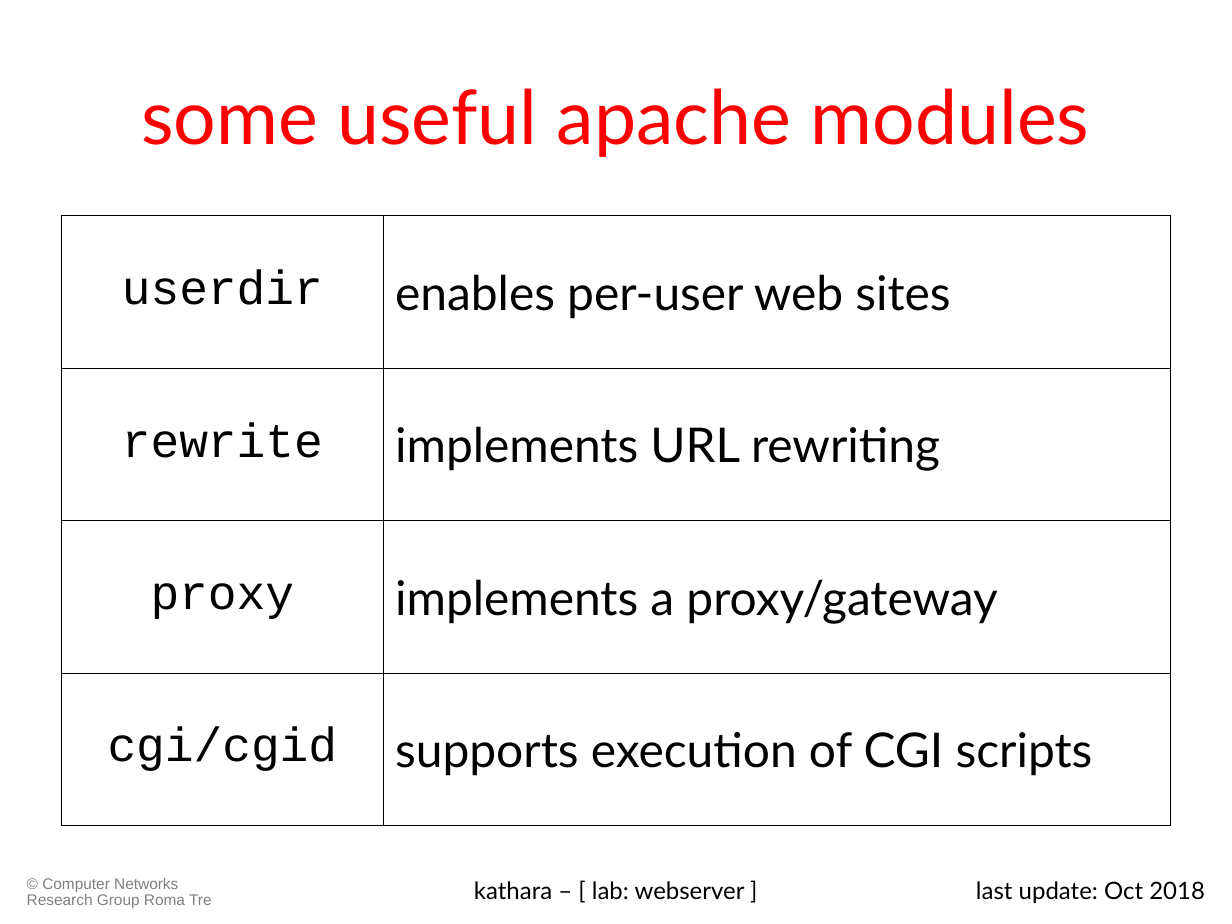
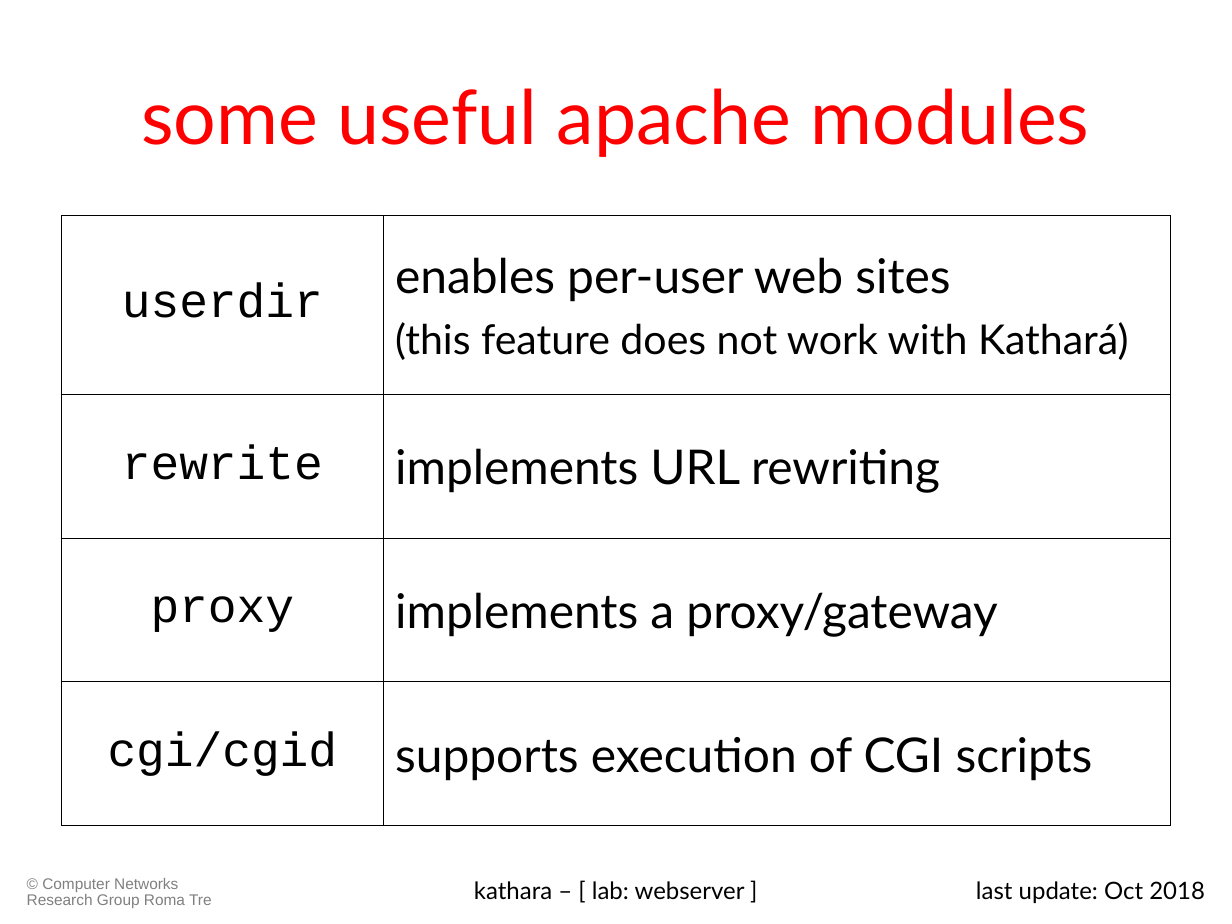
Before and after one commit to KatharaFramework/Kathara-Labs, a slide deck: slide 12 of Application Level/WebServer/008-kathara-lab_webserver.ppt. Drawn at 1232x924 pixels with LibreOffice and Linux fonts; fonts in the diff are those of the drawing. Boxes give left, top, right and bottom in pixels: in the first picture for what was removed or moved away, otherwise in the second. Text is boxed around its words. In the diff, an @@ line names an element or a change of style, - is before the commit and + after.

```diff
--- a/Application Level/WebServer/008-kathara-lab_webserver.ppt
+++ b/Application Level/WebServer/008-kathara-lab_webserver.ppt
@@ table at (62,216,1170,825) @@
-row 1, column 2: enables per-user web sites
+row 1, column 2: enables per-user web sites / (this feature does not work with Kathará)
```
Also in this commit, not shown: 3 other slides changed, 2 slides removed, 1 other file.
